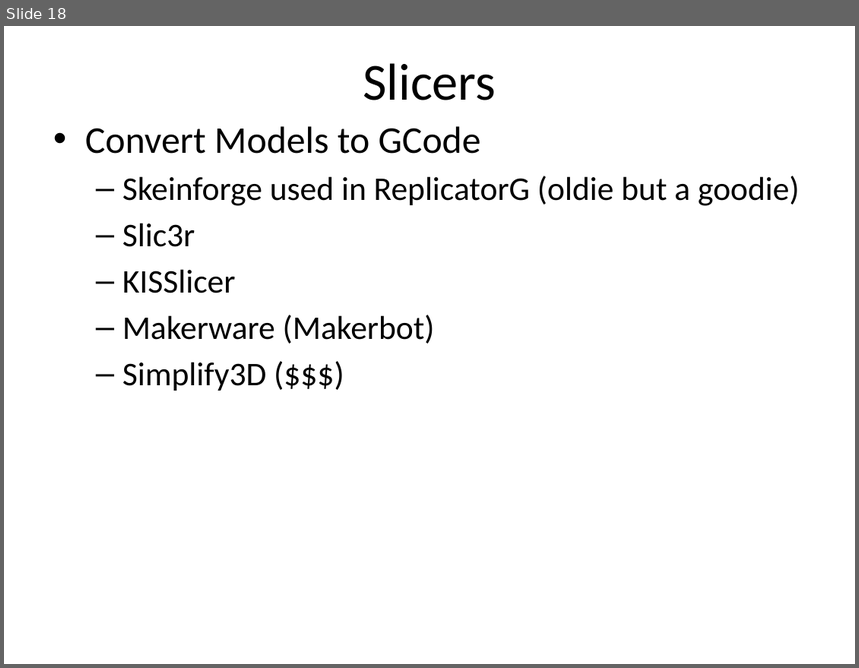
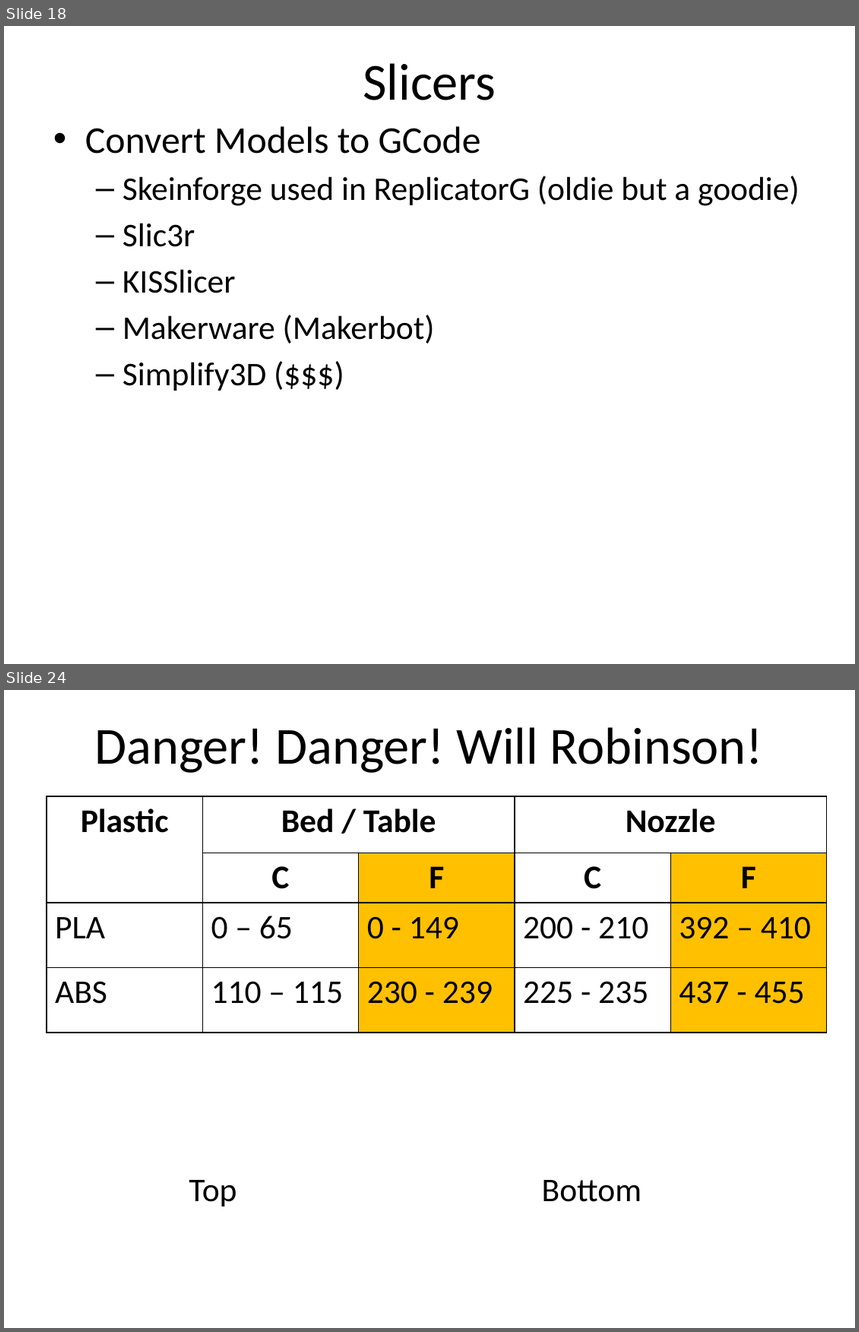
Before and after one commit to dykebert/GDI_3D_Printing_Intro, a slide deck: Introduction to 3D Printing.pptx. Shown one above the other, each under a label of ours: slide 18 before the commit, slides 18 and 24 after it; the slides between them are not shown. The pictures are 859x668 and 859x1332 pixels, drawn with LibreOffice and Linux fonts; fonts in the diff are those of the drawing. Boxes give left, top, right and bottom in pixels: in the first picture for what was removed or moved away, otherwise in the second. Text is boxed around its words. In the diff, an @@ line names an element or a change of style, - is before the commit and + after.

```diff
--- a/Introduction to 3D Printing.pptx
+++ b/Introduction to 3D Printing.pptx
@@ slide 24 added at bbox=[4, 690, 855, 1328], background #FFFFFF @@
@@ title added at bbox=[94, 727, 763, 773], 44 pt, text #000000 @@
+Danger! Danger! Will Robinson!
@@ table added at bbox=[47, 796, 826, 1033], 4 rows, 5 columns @@
+Plastic | Bed / Table |  | Nozzle | 
+ | C | F | C | F
+PLA | 0 – 65 | 0 - 149 | 200 - 210 | 392 – 410
+ABS | 110 – 115 | 230 - 239 | 225 - 235 | 437 - 455
@@ text added at bbox=[189, 1180, 237, 1207], 28 pt, text #000000 @@
+Top
@@ text added at bbox=[542, 1180, 642, 1202], 28 pt, text #000000 @@
+Bottom
```
Also in this commit, not shown: 2 slides changed, 3 other slides added.
